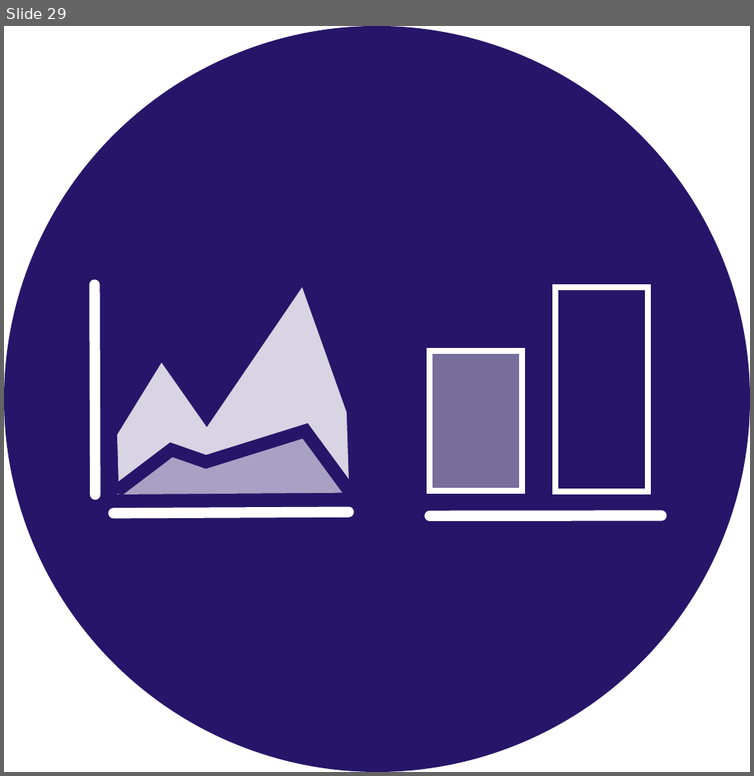
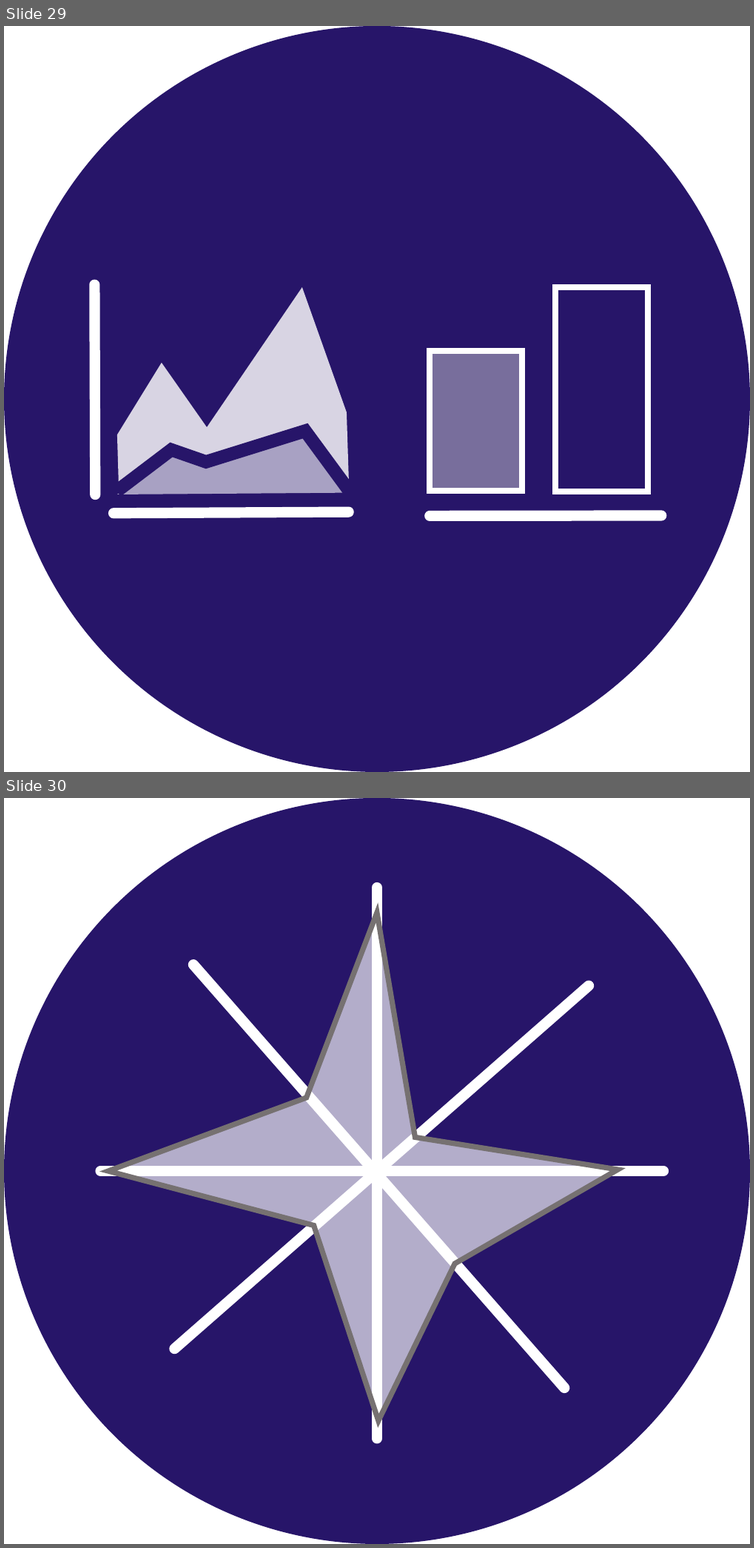
Before and after one commit to holtzy/data_to_viz, a slide deck: img/mistake/mistake_logos.pptx. Shown one above the other, each under a label of ours: slide 29 before the commit, slides 29 and 30 after it. The pictures are 754x776 and 754x1548 pixels, drawn with LibreOffice and Linux fonts; fonts in the diff are those of the drawing. Boxes give left, top, right and bottom in pixels: in the first picture for what was removed or moved away, otherwise in the second. Text is boxed around its words. In the diff, an @@ line names an element or a change of style, - is before the commit and + after.

```diff
--- a/img/mistake/mistake_logos.pptx
+++ b/img/mistake/mistake_logos.pptx
@@ slide 30 added at <box>4,798,750,1544</box>, background #FFFFFF @@
@@ ellipse added at <box>4,798,750,1544</box>, fill #271569 @@
@@ line added from (377, 887) to (377, 1438), #FFFFFF 4 pt @@
@@ freeform shape added at <box>108,912,617,1419</box>, fill #FFFFFF at 65% opacity, outline #767171 2 pt @@
@@ line added from (193, 964) to (564, 1387), #FFFFFF 4 pt @@
@@ line added from (589, 985) to (174, 1349), #FFFFFF 4 pt @@
@@ line added from (100, 1171) to (663, 1171), #FFFFFF 4 pt @@
```
Also in this commit, not shown: 1 other slide added, 1 slide removed, 1 other file.
